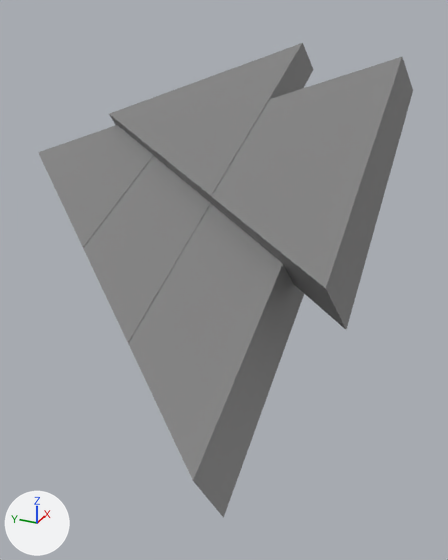
What one commit did to the FBX model Modelisations/LevelSols/LevelParasoleil.fbx.
The view is the same before and after, from a 50 mm lens placed at (14.9, -35.3, 21.9), pointed at (29.6, -28.7, 14.6). The lights are fixed; the arrows at lower left show +X, +Y and +Z.

Objects in the first picture: 'Blockout_Ramp11', 'Blockout_Ramp12', 'Blockout_Ramp13', 'Blockout_Ramp14', 'Blockout_Ramp15'.
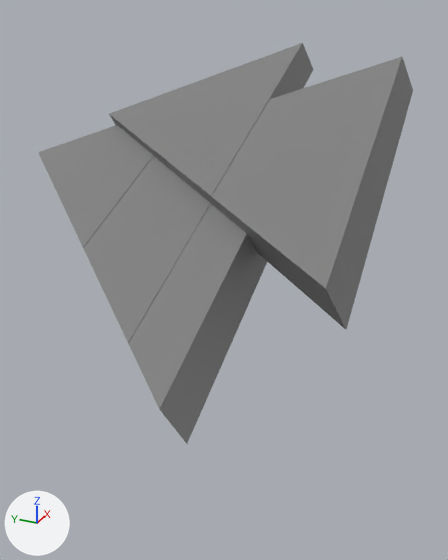
Commit message: update parasoleil

Pixel boxes [x1, y1, x2, y2] of what changed, in the pictures (448 x 560 px):
'Blockout_Ramp13', moved
    before: [82, 204, 304, 518]
    after: [65, 204, 267, 444]

The edits, one by one:
Object 'Blockout_Ramp13' (ob_blockout_ramp13) moves from (21.1, -32.0, 15.5) to (22.41, -30.69, 15.49).
